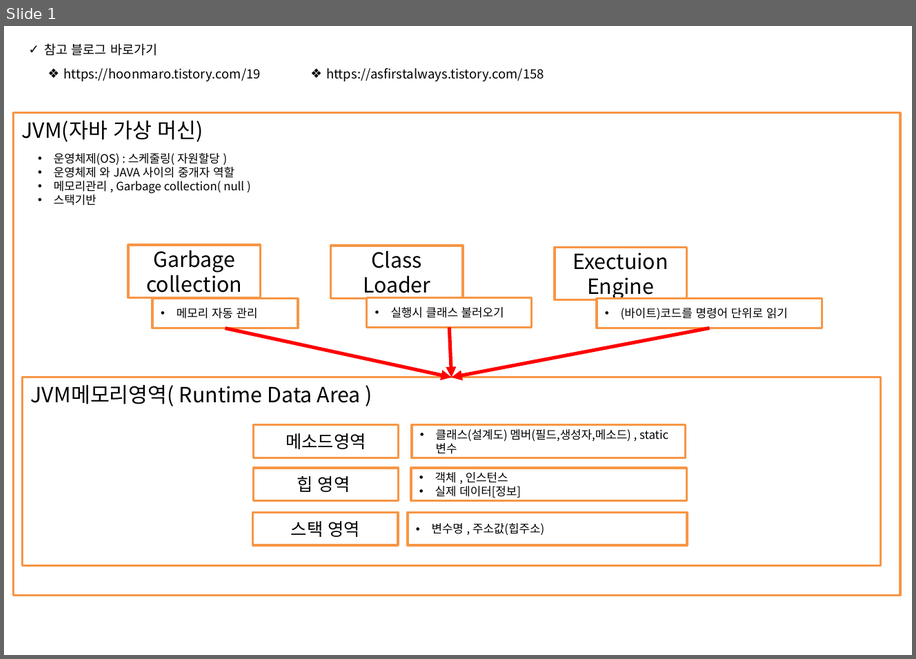
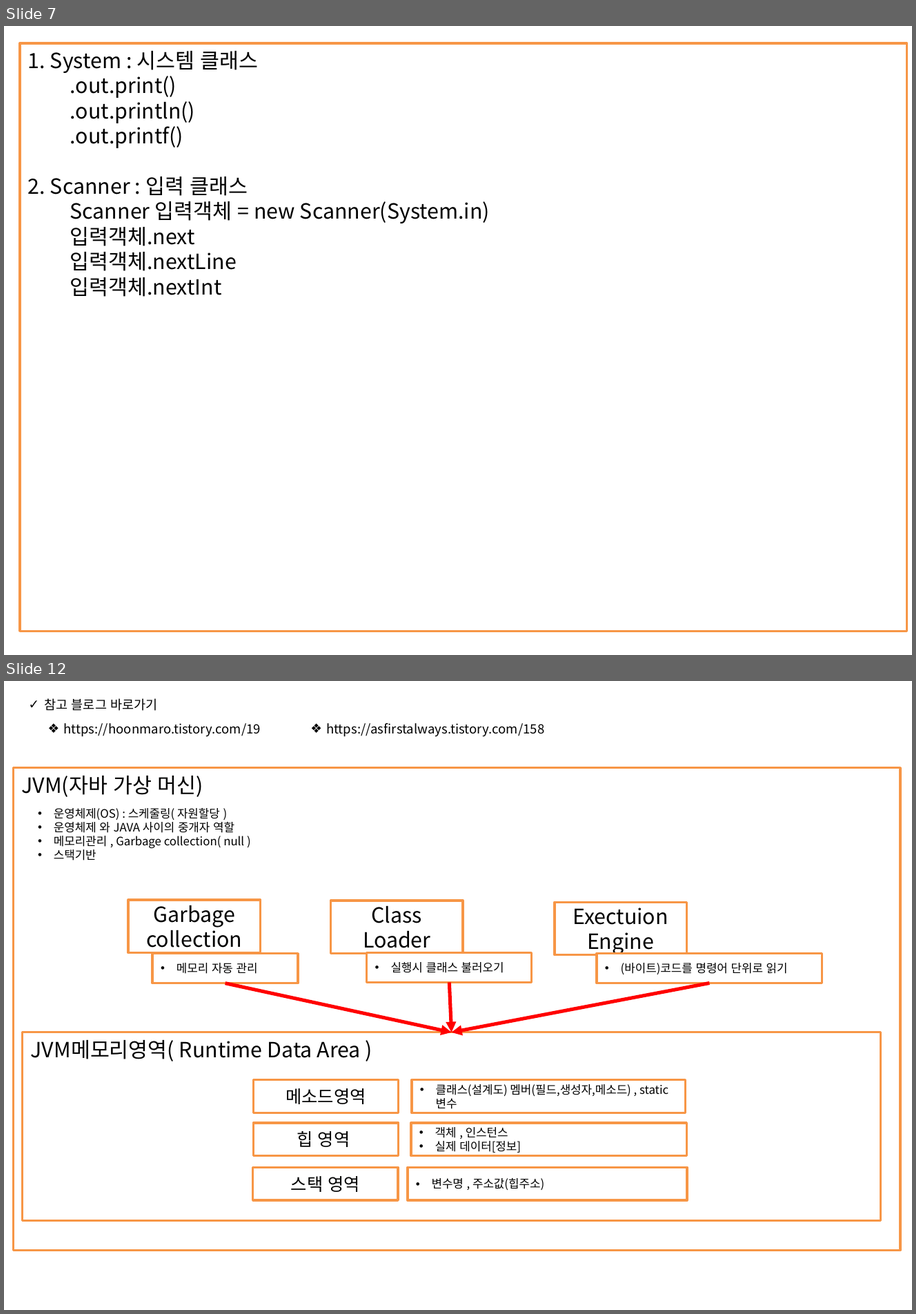
Before and after one commit to kth0027/ezen_kth, a slide deck: Study_Revise/JAVA-PPT/JAVA정리.pptx. Shown one above the other, each under a label of ours: slide 1 before the commit, slides 7 and 12 after it; the slides between them are not shown. The pictures are 916x659 and 916x1314 pixels, drawn with LibreOffice and Linux fonts; fonts in the diff are those of the drawing. Boxes give left, top, right and bottom in pixels: in the first picture for what was removed or moved away, otherwise in the second. Text is boxed around its words. In the diff, an @@ line names an element or a change of style, - is before the commit and + after.

```diff
--- a/Study_Revise/JAVA-PPT/JAVA정리.pptx
+++ b/Study_Revise/JAVA-PPT/JAVA정리.pptx
@@ slide 7 added at bbox=[4, 26, 912, 655], background #FFFFFF @@
@@ rectangle added at bbox=[20, 44, 907, 631], outline #F79646 2 pt, 18 pt, text #000000 @@
+1. System : 시스템 클래스
+  .out.print()
+  .out.println()
+  .out.printf()
+2. Scanner : 입력 클래스
+  Scanner 입력객체 = new Scanner(System.in)
+  입력객체.next
+  입력객체.nextLine
+  입력객체.nextInt
@@ what was slide 1 is now slide 12 @@
```
Also in this commit, not shown: 3 slides changed, 27 other slides added, 9 other files.
